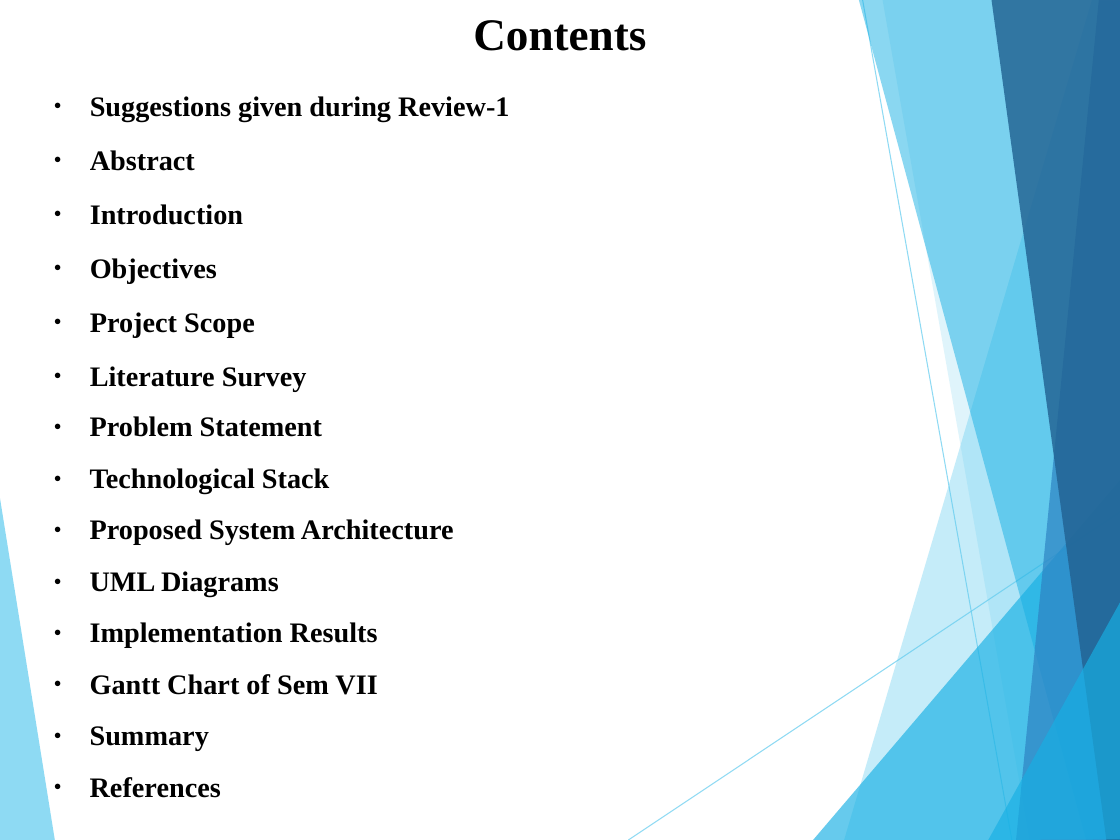
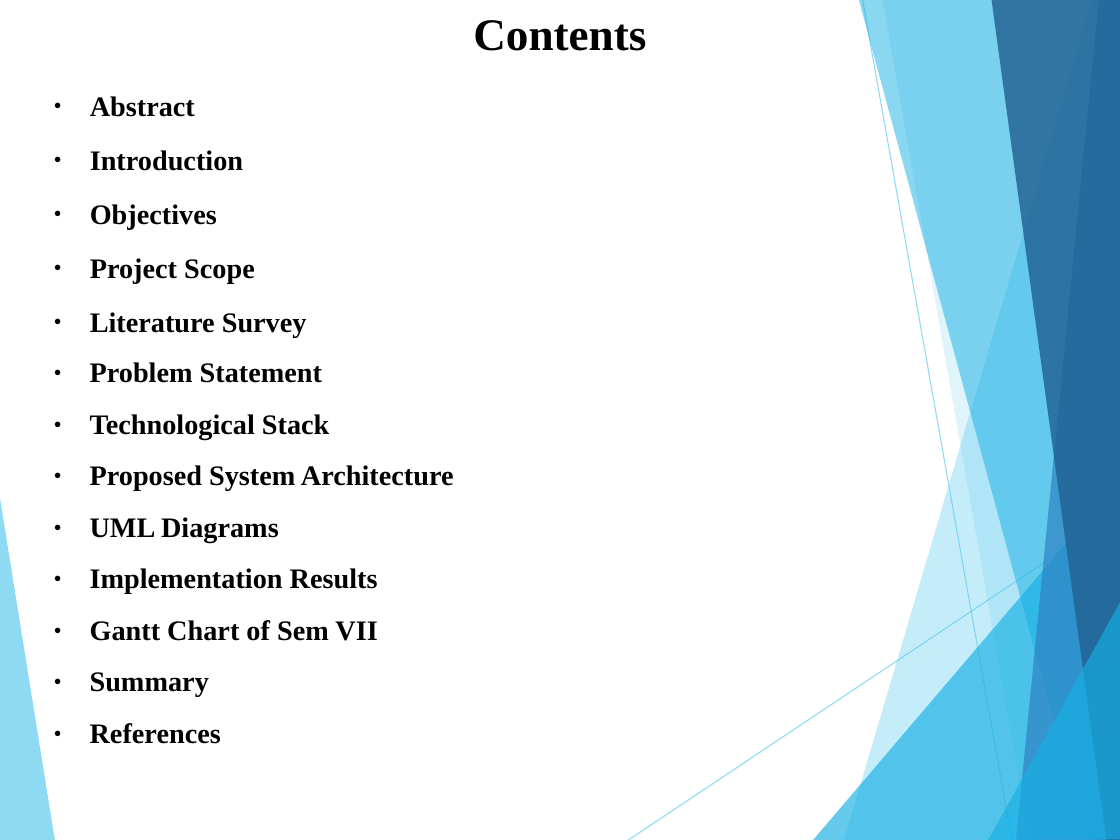
Before and after one commit to Soham01011/Eduflex, a slide deck: slide 2 of PPT_BE_IT_G7_EDUFLEX.pptx. Drawn at 1120x840 pixels with LibreOffice and Linux fonts; fonts in the diff are those of the drawing. Boxes give left, top, right and bottom in pixels: in the first picture for what was removed or moved away, otherwise in the second. Text is boxed around its words. In the diff, an @@ line names an element or a change of style, - is before the commit and + after.

```diff
--- a/PPT_BE_IT_G7_EDUFLEX.pptx
+++ b/PPT_BE_IT_G7_EDUFLEX.pptx
@@ text at bbox=[90, 96, 509, 122]: paragraph removed @@
-● Suggestions given during Review-1
```
Also in this commit, not shown: 8 other slides changed, 1 slide removed, 7 other files.
